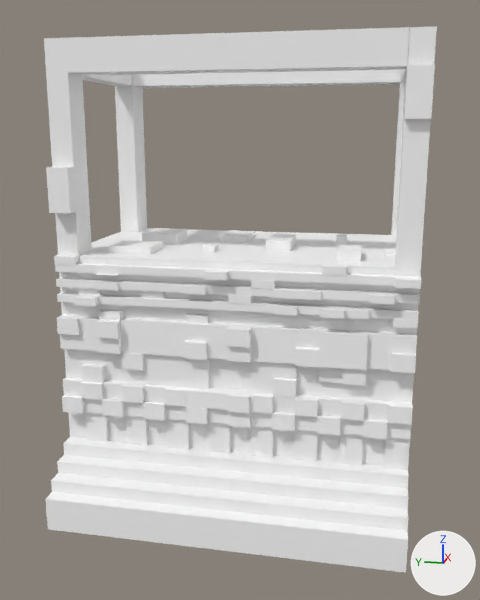
An edit to the glTF model Test/Resources/Building3/building3.gltf, drawn before and after from the same camera.
Before and after are seen from a 50 mm camera at (-41.4, -7.7, 13.9) aimed at (-1.7, 0.2, 3.9). The lights are fixed; the arrows at lower right show +X, +Y and +Z.

The older version as bpy lines, for what is in view:
```python
mat_tatemono = principled_material('tatemono')
mat_tatemono.base_color = (1.0, 1.0, 1.0)  # white #ffffff
me_立方体_018 = bpy.data.meshes.new('立方体.018')
me_立方体_018.from_pydata(...)  # 623 vertices, 1240 faces; spans x -9.2..6.6, y -10.3..10.3, z -8.7..19.1
me_立方体_018.materials.append(mat_tatemono)  # white #ffffff
ob_たてもの3 = bpy.data.objects.new('たてもの３', me_立方体_018)
ob_たてもの3.location = (0.0, 0.0, 0.0)
```
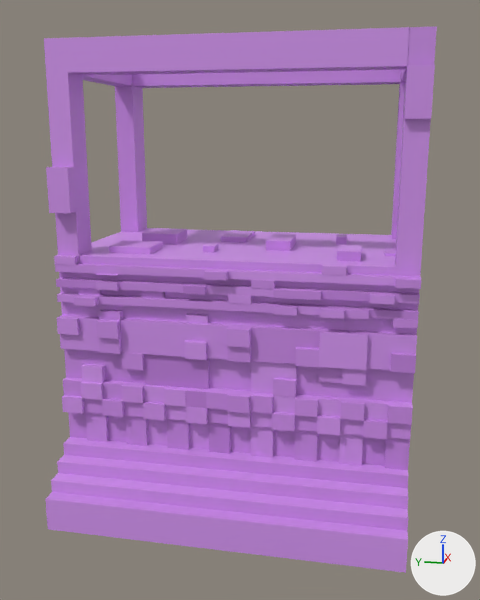
Changed parts and their boxes [x1, y1, x2, y2] in the pictures (480 x 600 px):
'たてもの３', surface changed (white to purple)
    both: [44, 26, 437, 573]

The change, as a list of edits to the scene's bpy script:
```text
Add img_ssssss:
    img_ssssss = load_image('ssssss', 'ssssss.png', 512, 362, 'sRGB')
Change mat_tatemono:
    remove mat_tatemono.base_color = (1.0, 1.0, 1.0)  # white #ffffff
    add mat_tatemono.texture = img_ssssss
```
